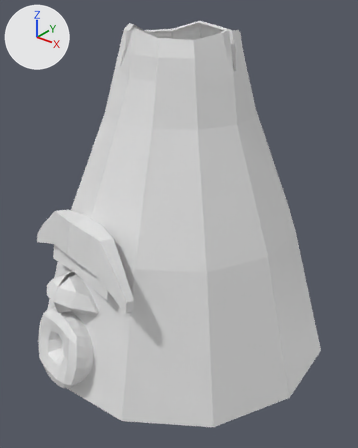
The FBX model MantaMadness/Assets/Models/Characters/Volcanino/SM_Lagoon_Volcanino.fbx: old version first, new version second.
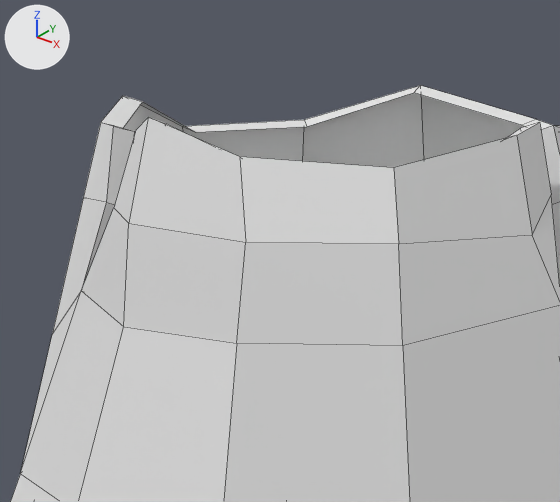
The first picture shows the older version from a 50 mm camera at (13.76, -5.11, 11.82) aimed at (2.49, 8.97, 3.08). The close-ups show the older and then the newer version on the part from 28% to 65% of the width and 0% to 27% of the height of that picture. Only the edits that show in the close-ups are written down. The lights are fixed; the arrows at upper left show +X, +Y and +Z. The close-ups show mesh edges as thin lines. Where no turn or scale is listed for an object, it has been applied to the vertices.

Before the edit, the objects in view are built like this:
```python
me_cylinder = bpy.data.meshes.new('Cylinder')
me_cylinder.from_pydata(...)  # 129 vertices, 112 faces; spans x -6.15..6.15, y -6.15..6.15, z -6.27..6.42
ob_cylinder = bpy.data.objects.new('Cylinder', me_cylinder)
ob_cylinder.location = (2.14, 9.58, 4.11)
```
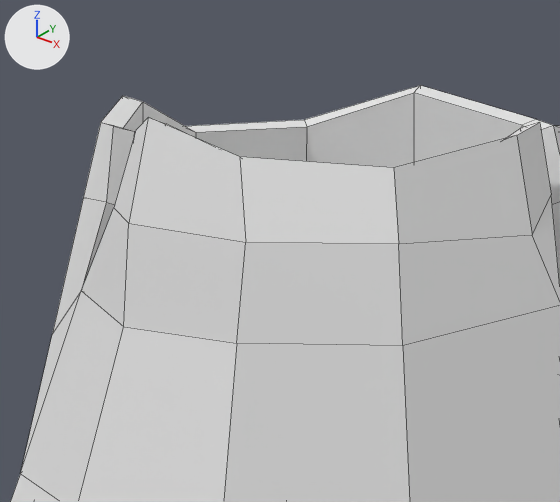
The edits, one by one:
me_cylinder is used by ob_cylinder; location (2.14, 9.58, 4.11).
me_cylinder had 129 vertices, 112 faces and spanned x -6.15..6.15, y -6.15..6.15, z -6.27..6.42.
me_cylinder now has 152 vertices, 135 faces and spans x -6.15..6.15, y -6.15..6.15, z -6.27..6.42.
Part 1, on me_cylinder:
23 vertices are added at x -2.09..2.39, y -1.95..2.05, z 4.04.
23 new faces join them.

Location of each change, [x1, y1, x2, y2] in pixels of the close-ups (560 x 502 px):
part 1 of me_cylinder, added
    after: [124, 93, 525, 168]
